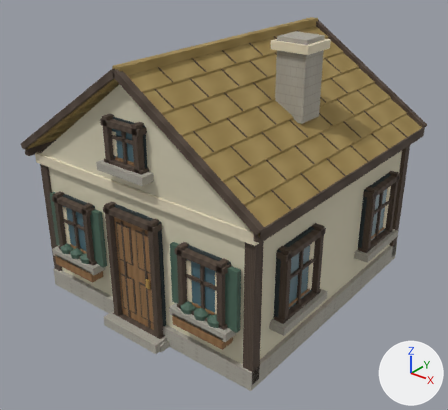
The glTF model public/models/village/cottage.glb as it was, and as the next commit left it.
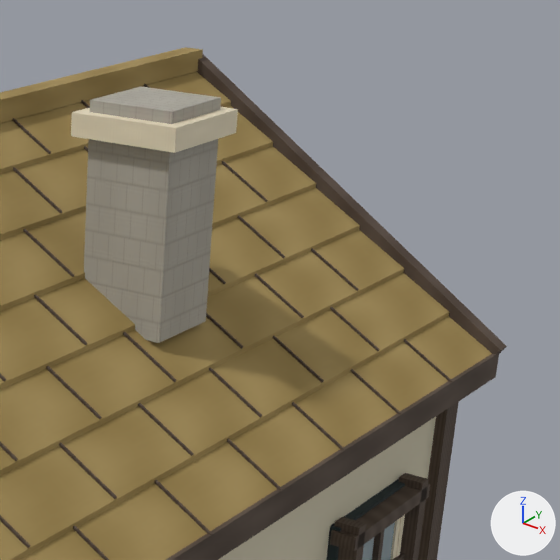
There are two pictures of each version: one whole from a 50 mm camera at (5.93, -7.59, 6.0) aimed at (0.12, -0.32, 1.5), one close up on the part from 55% to 100% of the width and 0% to 49% of the height. The lights are fixed; the arrows at lower right show +X, +Y and +Z. The last two pictures show the newer version. Vertices at exactly the same position are counted once.

The scene before the commit, as lines of its bpy script (objects in view):
```python
me_cottage_mesh = bpy.data.meshes.new('cottage-mesh')
me_cottage_mesh.from_pydata(...)  # 2310 vertices, 3458 faces; spans x -2.31..2.31, y -2.5..2.5, z 0.0..4.33
me_cottage_mesh.materials.append(mat_cottage_surface)
ob_cottagebody = bpy.data.objects.new('CottageBody', me_cottage_mesh)
ob_cottagebody.location = (0.0, 0.0, 0.0)
```
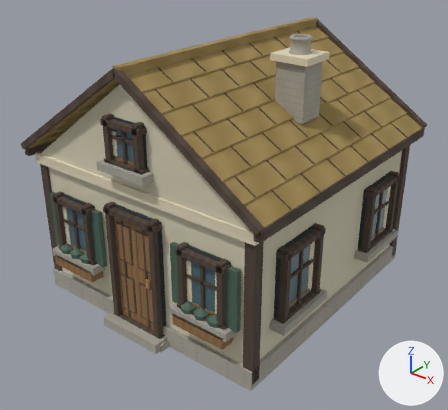
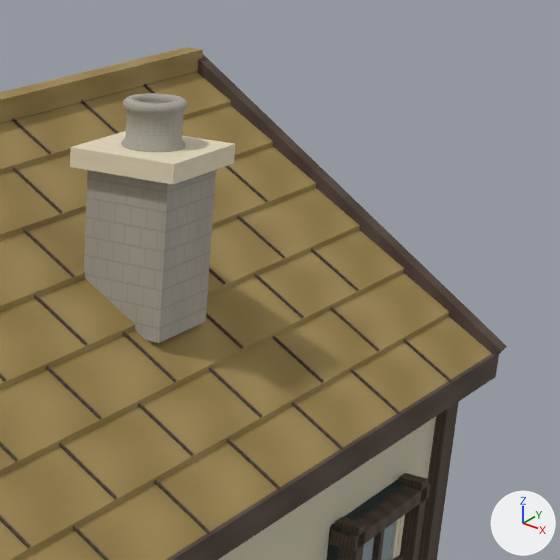
Patch to the scene script:
```diff
--- a/public/models/village/cottage.glb.py
+++ b/public/models/village/cottage.glb.py
@@ me_cottage_mesh @@
 # used by ob_cottagebody; location = (0.0, 0.0, 0.0)
-me_cottage_mesh.from_pydata(...)  # 2310 vertices, 3458 faces; spans x -2.31..2.31, y -2.5..2.5, z 0.0..4.33
+me_cottage_mesh.from_pydata(...)  # 2574 vertices, 3994 faces; spans x -2.31..2.31, y -2.5..2.5, z 0.0..4.33
+# me_cottage_mesh part 1: a new loose piece of 240 vertices spanning x 1.05..1.38, y -0.12..0.2, z 4.07..4.33, in mat_cottage_surface
+# me_cottage_mesh part 2: a new loose piece of 40 vertices spanning x 0.9..1.52, y -0.26..0.34, z 4.0..4.1, in mat_cottage_surface
+# me_cottage_mesh part 3
+# 16 vertices are removed from x 0.9..1.52, y -0.26..0.34, z 4.15..4.29
+# 24 faces are deleted
+# 4 vertices in x 0.97..1.45, y -0.19..0.28, z 4.33 move by (0.0, 0.0, -0.31)
 me_cottage_mesh.materials.append(mat_cottage_surface)
```

Boxes [x1, y1, x2, y2] around the edits, measured in the close-ups (560 x 560 px):
part 1 of me_cottage_mesh, added
    after: [121, 93, 188, 152]
part 2 of me_cottage_mesh, added (beige)
    after: [70, 131, 235, 185]
part 3 of me_cottage_mesh, cut back
    before: [71, 87, 238, 343]
    after: [84, 170, 216, 343]
